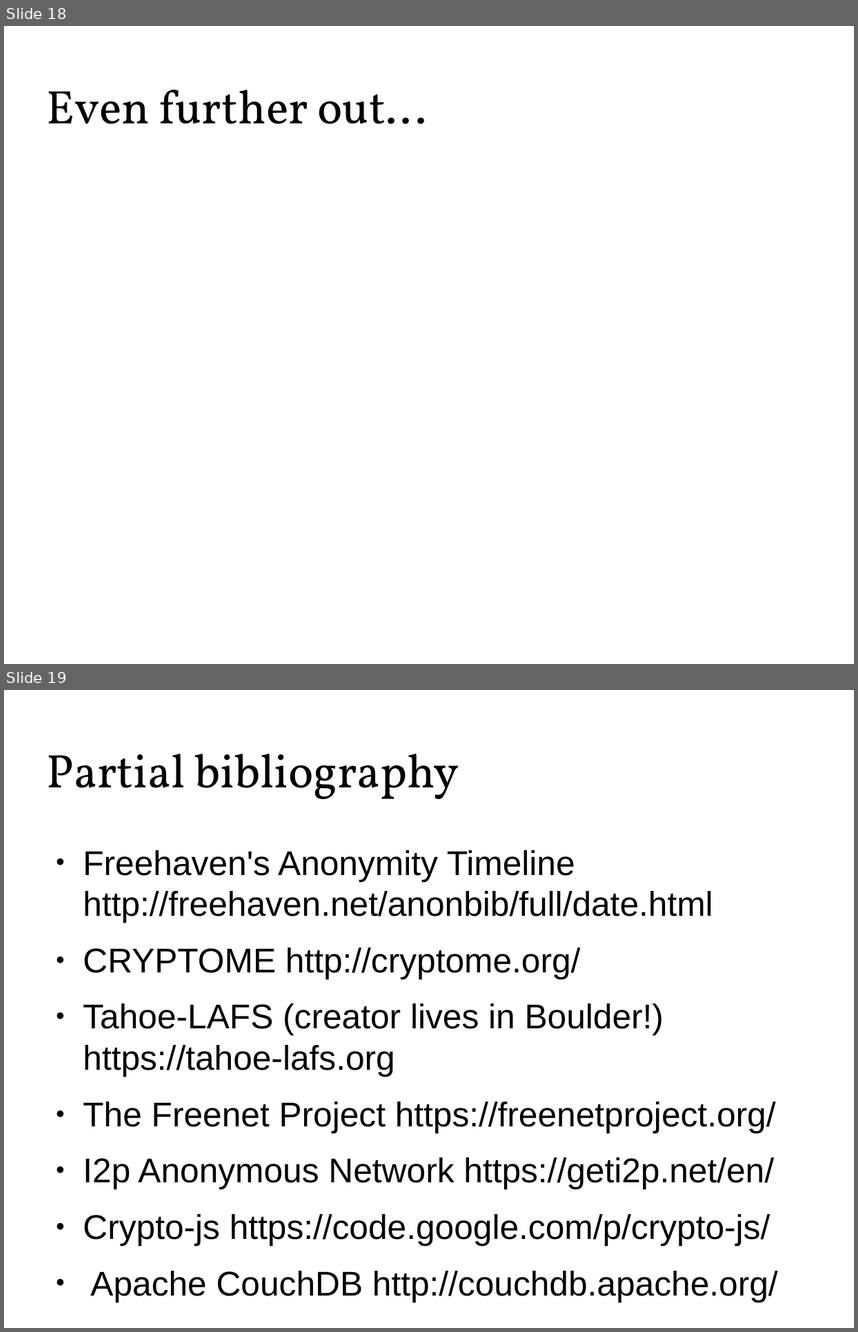
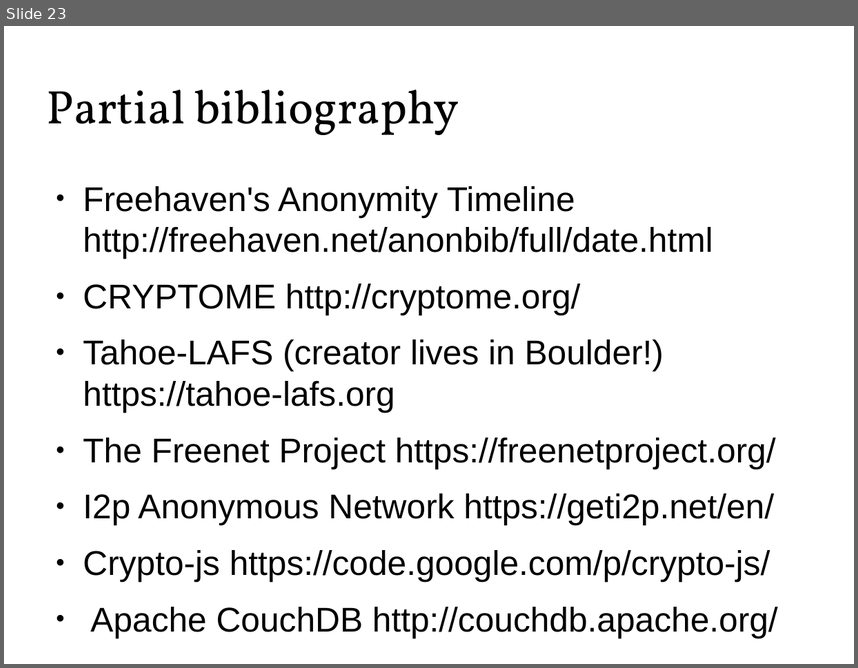
Before and after one commit to Zandrr/phonebook.js, a slide deck: documentation/ecen5013_presentation.odp. Shown one above the other, each under a label of ours: slides 18 and 19 before the commit, slide 23 after it. The pictures are 858x1332 and 858x668 pixels, drawn with LibreOffice and Linux fonts; fonts in the diff are those of the drawing. Boxes give left, top, right and bottom in pixels: in the first picture for what was removed or moved away, otherwise in the second. Text is boxed around its words. In the diff, an @@ line names an element or a change of style, - is before the commit and + after.

```diff
--- a/documentation/ecen5013_presentation.odp
+++ b/documentation/ecen5013_presentation.odp
@@ slide 18 removed at (x1=4, y1=26, x2=854, y2=664), background #FFFFFF @@
@@ title removed at (x1=47, y1=89, x2=427, y2=124) @@
-Even further out...
@@ what was slide 19 is now slide 23 @@
```
Also in this commit, not shown: 11 slides changed, 9 slides added, 4 other slides removed.
